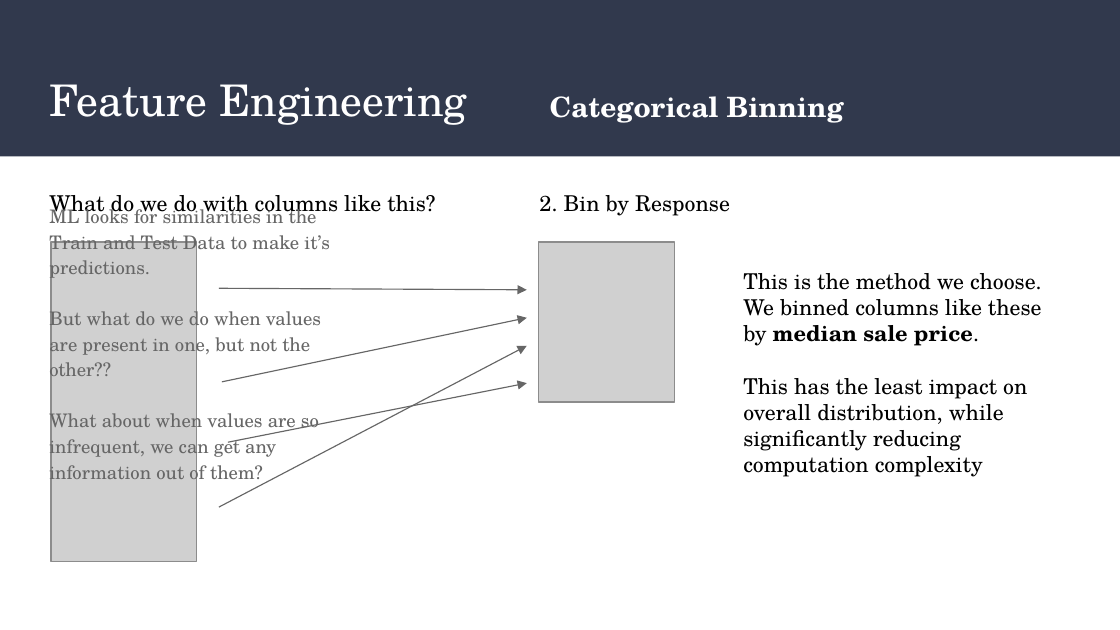
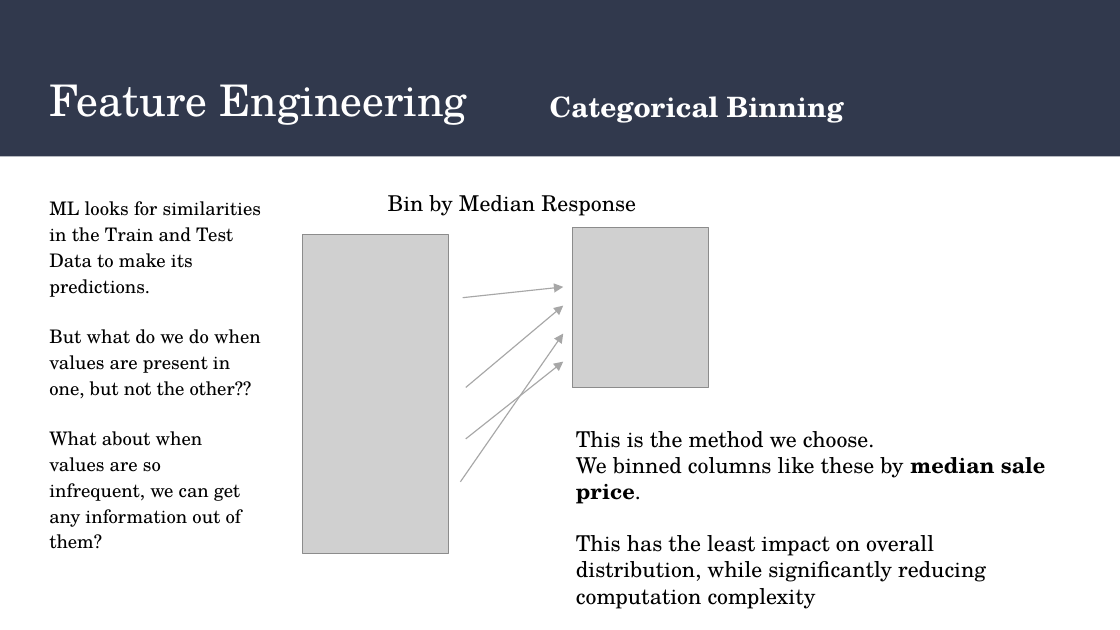
Before and after one commit to saudino480/machina_ex_kaggle, a slide deck: slide 6 of presentation/Machina-Ex-Kaggle Presentation_beta.pptx (slide 5 before the commit). Drawn at 1120x630 pixels with LibreOffice and Linux fonts; fonts in the diff are those of the drawing; grey boxes stand for pictures. Boxes give left, top, right and bottom in pixels: in the first picture for what was removed or moved away, otherwise in the second. Text is boxed around its words. In the diff, an @@ line names an element or a change of style, - is before the commit and + after.

```diff
--- a/presentation/Machina-Ex-Kaggle Presentation_beta.pptx
+++ b/presentation/Machina-Ex-Kaggle Presentation_beta.pptx
@@ text at (x1=49, y1=201, x2=261, y2=297): text changed; text colour #666666 to #000000 @@
-ML looks for similarities in the Train and Test Data to make it’s predictions.
+ML looks for similarities in the Train and Test Data to make its predictions.
@@ text removed at (x1=49, y1=195, x2=435, y2=217) @@
-What do we do with columns like this?
@@ text at (x1=388, y1=195, x2=636, y2=216): text changed @@
-2. Bin by Response
+Bin by Median Response
@@ picture moved from (x1=52, y1=242, x2=197, y2=561) to (x1=302, y1=234, x2=448, y2=553) @@
@@ picture moved from (x1=539, y1=242, x2=675, y2=402) to (x1=572, y1=227, x2=709, y2=388) @@
@@ arrow added from (463, 298) to (563, 287), #A7A7A7 0.75 pt @@
@@ text at (x1=49, y1=329, x2=261, y2=549): text colour #666666 to #000000 in "But what do we do when values ...", "What about when values are so infrequent, ..." @@
@@ arrow added from (466, 388) to (563, 306), #A7A7A7 0.75 pt @@
@@ arrow added from (460, 482) to (563, 334), #A7A7A7 0.75 pt @@
@@ group removed at (x1=218, y1=288, x2=526, y2=507): 4 arrows @@
@@ arrow added from (466, 439) to (563, 362), #A7A7A7 0.75 pt @@
@@ text "This is the method we ..." rewrapped from (x1=743, y1=273, x2=1042, y2=477) to (x1=576, y1=431, x2=1045, y2=609) @@
```
Also in this commit, not shown: 11 other slides changed, 1 slide added, 2 other files.
